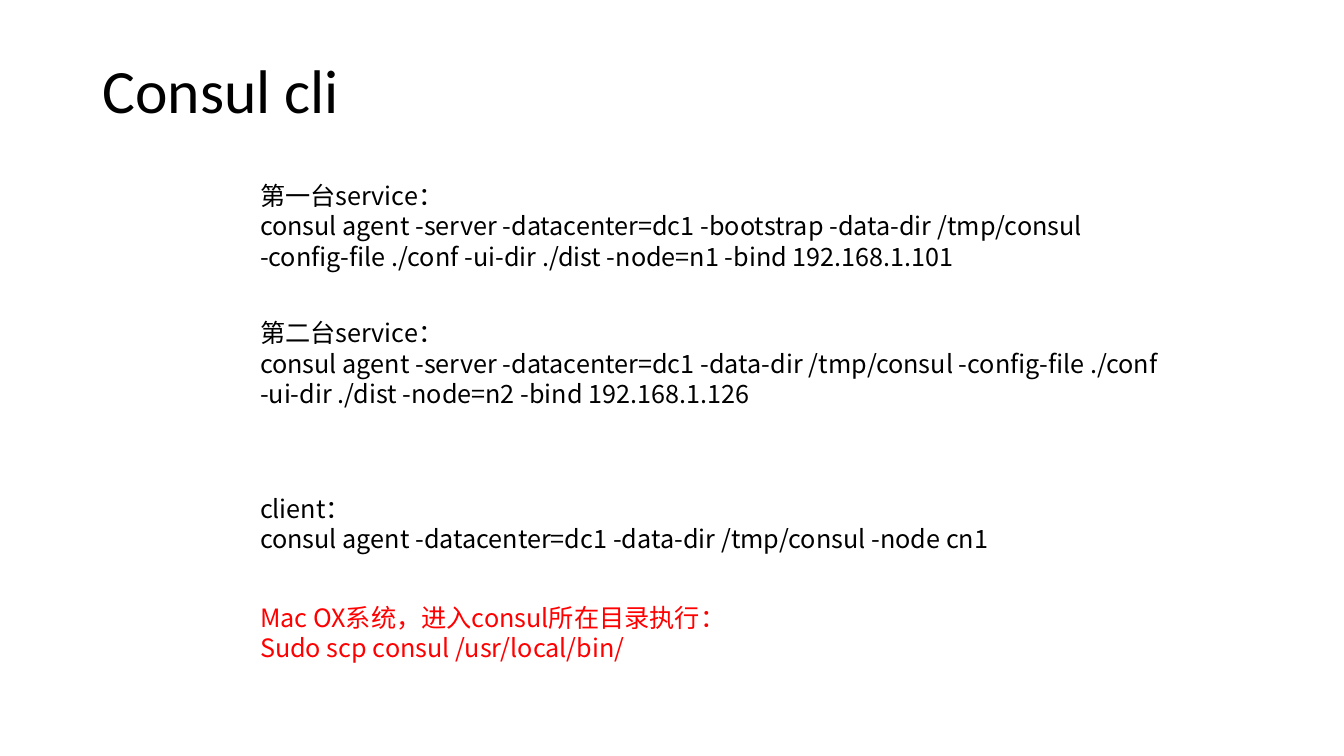
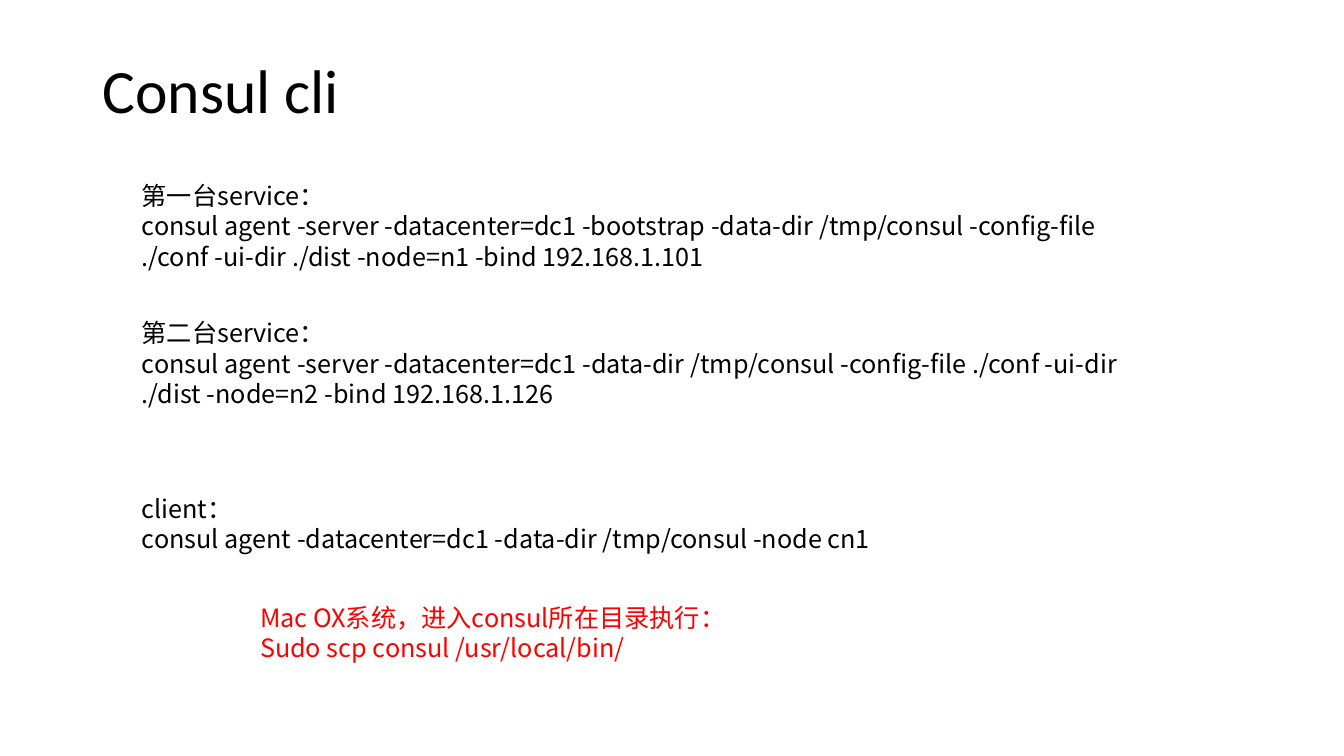
Before and after one commit to axzxs2001/HisMicroserviceSample, a slide deck: slide 19 of HisMicroserviceSample/Doc/基于.net core微服务.pptx (slide 17 before the commit). Drawn at 1344x756 pixels with LibreOffice and Linux fonts; fonts in the diff are those of the drawing; background and template pictures are left out. Boxes give left, top, right and bottom in pixels: in the first picture for what was removed or moved away, otherwise in the second. Text is boxed around its words. In the diff, an @@ line names an element or a change of style, - is before the commit and + after.

```diff
--- a/HisMicroserviceSample/Doc/基于.net core微服务.pptx
+++ b/HisMicroserviceSample/Doc/基于.net core微服务.pptx
@@ text "第一台service：" rewrapped from box(260, 183, 1082, 272) to box(142, 183, 1095, 271) @@
@@ text "第二台service：" rewrapped from box(260, 320, 1157, 408) to box(142, 320, 1117, 408) @@
@@ text "client：": place and size @@
-text "client：" at box(260, 498, 988, 554)
+text "client：" at box(142, 498, 870, 554)
```
Also in this commit, not shown: 8 other slides changed, 5 slides added, 3 slides removed, 3 other files.
